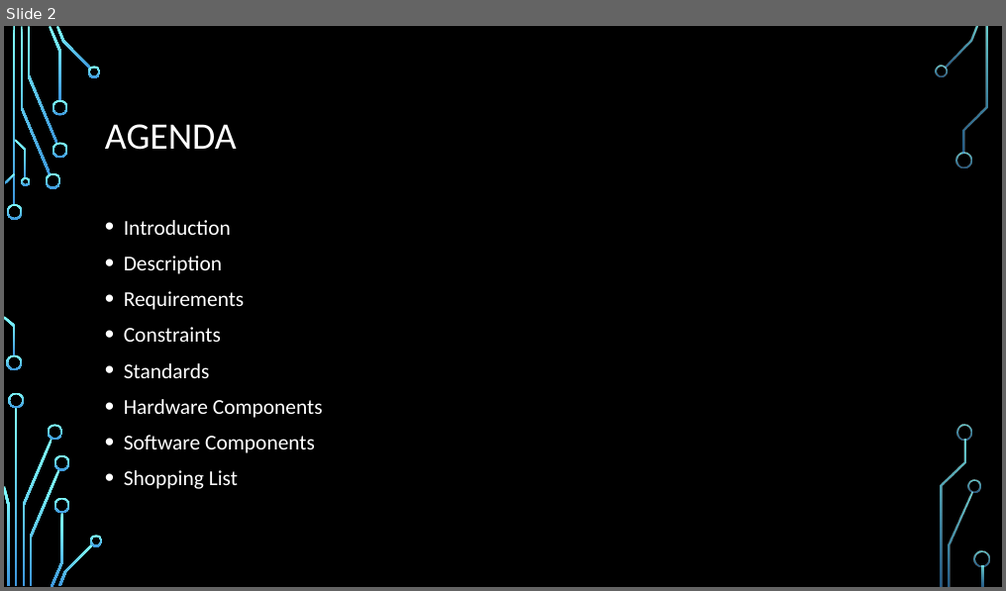
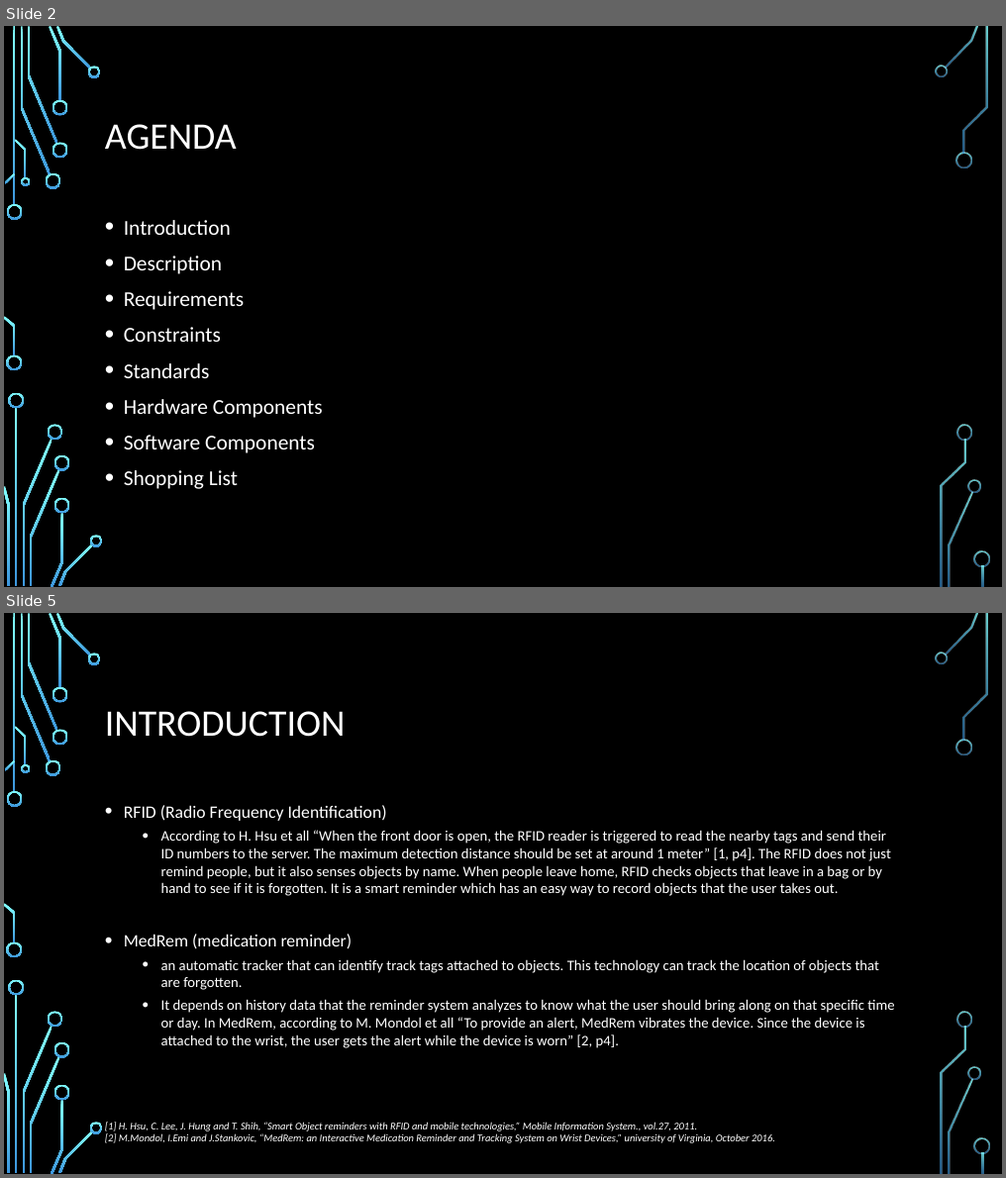
Before and after one commit to dontaylor6000/Group27_Tracker, a slide deck: Documentation/PDR.pptx. Shown one above the other, each under a label of ours: slide 2 before the commit, slides 2 and 5 after it; the slides between them are not shown. The pictures are 1006x591 and 1006x1178 pixels, drawn with LibreOffice and Linux fonts; fonts in the diff are those of the drawing; background and template pictures are left out. Boxes give left, top, right and bottom in pixels: in the first picture for what was removed or moved away, otherwise in the second. Text is boxed around its words. In the diff, an @@ line names an element or a change of style, - is before the commit and + after.

```diff
--- a/Documentation/PDR.pptx
+++ b/Documentation/PDR.pptx
@@ slide 5 added at bbox=[4, 613, 1002, 1174], background picture (left out); not listed: 36 template elements that a slide beside it also shows @@
@@ title added at bbox=[105, 711, 346, 737], 36 pt, text #FFFFFF @@
+INTRODUCTION
@@ text added at bbox=[124, 805, 894, 1049], 14 pt, text #FFFFFF @@
+• RFID (Radio Frequency Identification)
+  • According to H. Hsu et all “When the front door is open, the RFID reader is triggered to read the nearby tags and send their ID numbers to the server. The maximum detection distance should be set at around 1 meter” [1, p4]. The RFID does not just remind people, but it also senses objects by name. When people leave home, RFID checks objects that leave in a bag or by hand to see if it is forgotten. It is a smart reminder which has an easy way to record objects that the user takes out.
+• MedRem (medication reminder)
+  • an automatic tracker that can identify track tags attached to objects. This technology can track the location of objects that are forgotten.
+  • It depends on history data that the reminder system analyzes to know what the user should bring along on that specific time or day. In MedRem, according to M. Mondol et all “To provide an alert, MedRem vibrates the device. Since the device is attached to the wrist, the user gets the alert while the device is worn” [2, p4].
@@ text added at bbox=[105, 1122, 775, 1144], 10 pt, text #FFFFFF, italic @@
+[1] H. Hsu, C. Lee, J. Hung and T. Shih, “Smart Object reminders with RFID and mobile technologies,” Mobile Information System., vol.27, 2011.
+[2] M.Mondol, I.Emi and J.Stankovic, “MedRem: an Interactive Medication Reminder and Tracking System on Wrist Devices,” university of Virginia, October 2016.
```
Also in this commit, not shown: 2 slides changed, 12 other slides added, 4 slides removed.
